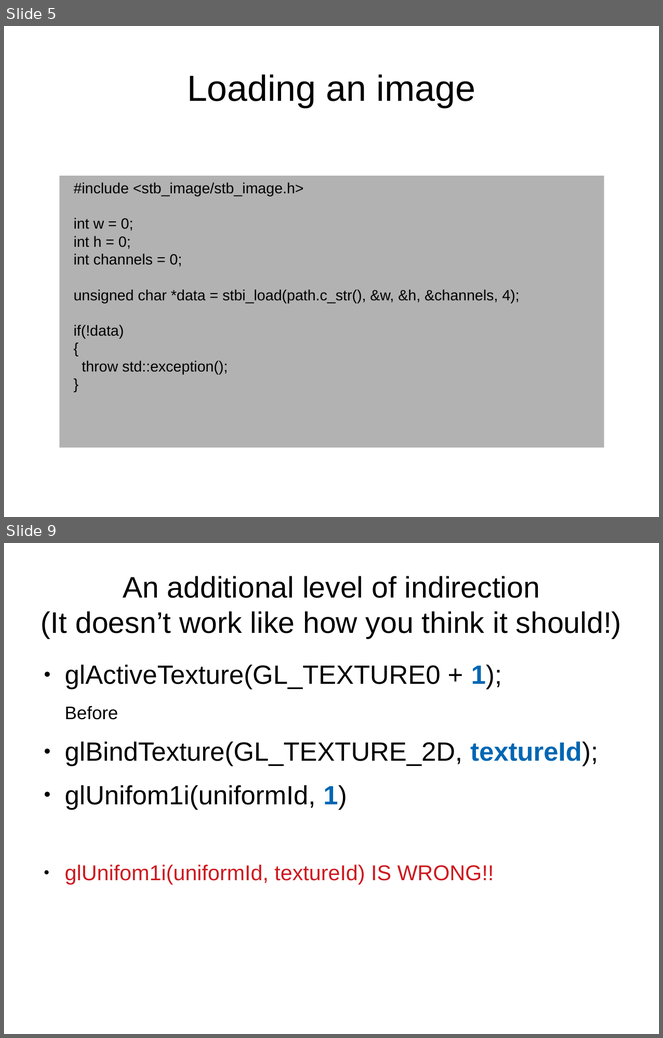
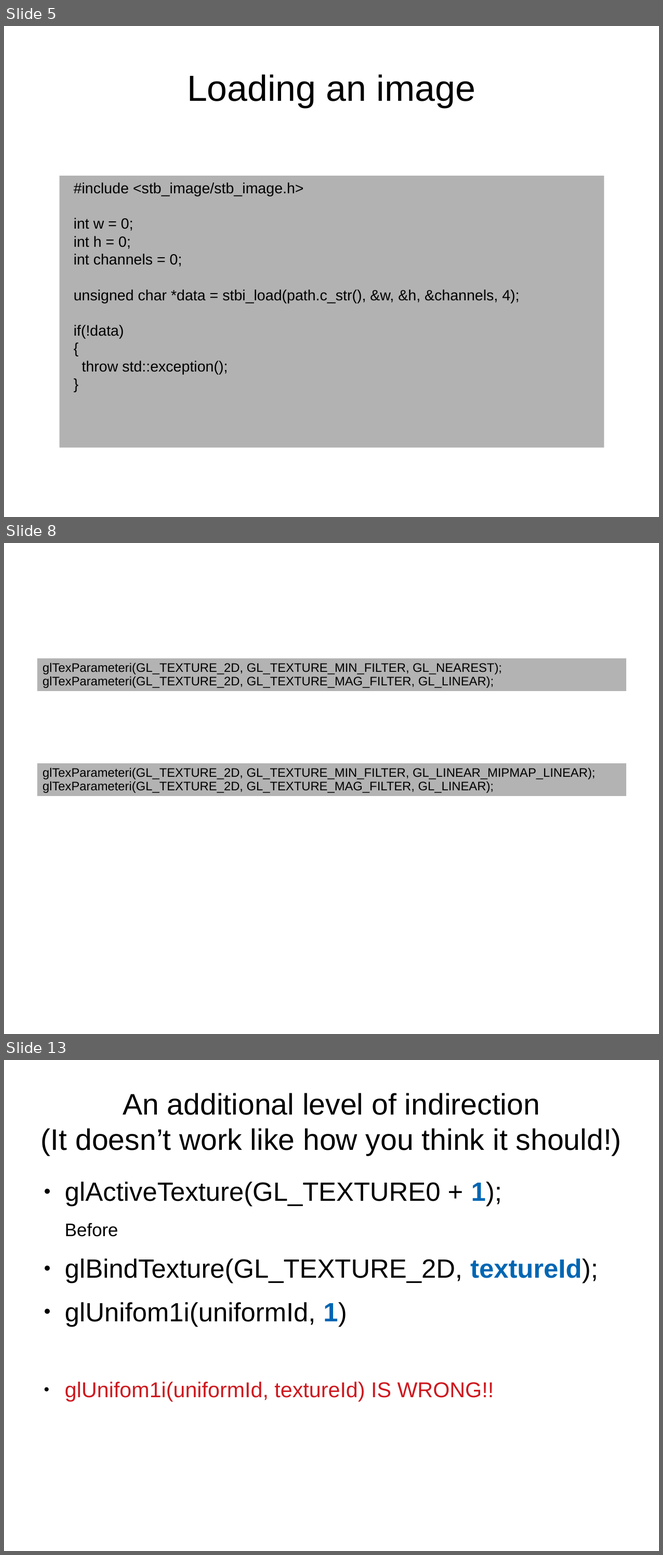
Before and after one commit to osen/creativelabs, a slide deck: 3dgp/3dgp-lec5.odp. Shown one above the other, each under a label of ours: slides 5 and 9 before the commit, slides 5, 8 and 13 after it; the slides between them are not shown. The pictures are 663x1038 and 663x1555 pixels, drawn with LibreOffice and Linux fonts; fonts in the diff are those of the drawing; background and template pictures are left out. Boxes give left, top, right and bottom in pixels: in the first picture for what was removed or moved away, otherwise in the second. Text is boxed around its words. In the diff, an @@ line names an element or a change of style, - is before the commit and + after.

```diff
--- a/3dgp/3dgp-lec5.odp
+++ b/3dgp/3dgp-lec5.odp
@@ slide 8 added at [4,543,659,1034], background #FFFFFF @@
@@ table added at [37,658,626,692], 1 rows, 1 columns @@
+glTexParameteri(GL_TEXTURE_2D, GL_TEXTURE_MIN_FILTER, GL_NEAREST); / glTexParameteri(GL_TEXTURE_2D, GL_TEXTURE_MAG_FILTER, GL_LINEAR);
@@ table added at [37,763,626,797], 1 rows, 1 columns @@
+glTexParameteri(GL_TEXTURE_2D, GL_TEXTURE_MIN_FILTER, GL_LINEAR_MIPMAP_LINEAR); / glTexParameteri(GL_TEXTURE_2D, GL_TEXTURE_MAG_FILTER, GL_LINEAR);
@@ what was slide 9 is now slide 13 @@
```
Also in this commit, not shown: 4 slides changed, 3 other slides added, 3 other files.
